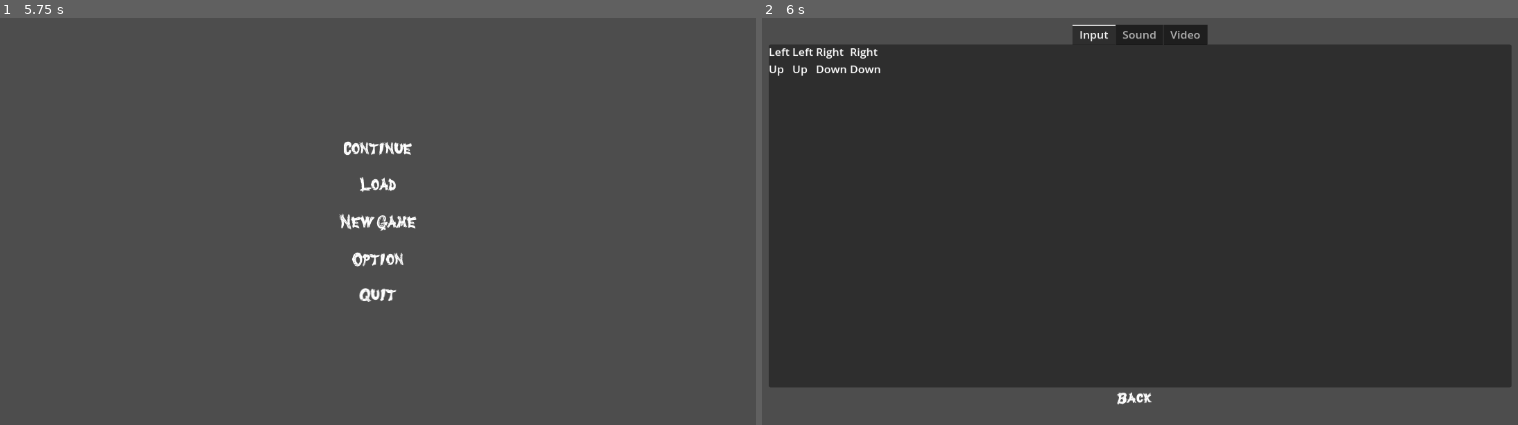
Above: before the commit, frames 1-2 (left to right).
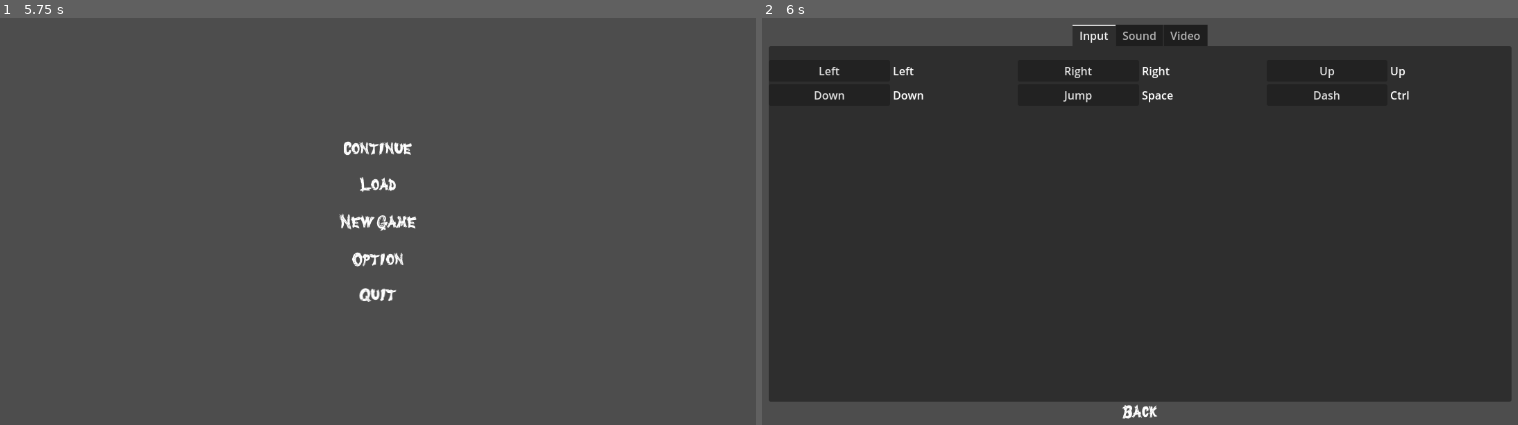
Above: after the commit, the same moments.

Repository: Pouletmania/Ninja1000vsSuperYokai
Game: Godot game, scene res://Scene/TitleScreen/TitleScreen.tscn
The game is run twice, just before and just after one commit, with the same random seed, the same clock (stepped at 60 frames per second) and the same inputs.
Inputs (mouse positions are in pixels of both pictures, inside the frame that each line leads up to):
- Up to frame 1 (5.75 s): click (378, 221) at 0.5 s; click (378, 221) at 1.25 s; click (378, 148) at 2 s; click (378, 148) at 2.75 s; click (378, 148) at 3.5 s; click (378, 221) at 4.25 s; click (378, 184) at 5 s
- Up to frame 2 (6 s): click (1140, 258) at 5.75 s

Frame 1 is identical in both runs. In frame 2, 4.4% of the frame differs, in the area x 0-100%, y 3-99%.

Commit message:
Mapping button
Possibilité de changer le mapping des bouton en jeu (pas de sauvegarde implementé)

Diff:
--- /dev/null
+++ b/Scene/TitleScreen/InputConfiguration.tscn
@@ -0,0 +1,18 @@
+[gd_scene load_steps=2 format=3 uid="uid://g8vghhbejpae"]
+
+[ext_resource type="Script" path="res://Script/TitleScreen/InputConfiguration.gd" id="1_wg803"]
+
+[node name="VBoxContainer" type="HBoxContainer"]
+size_flags_horizontal = 3
+size_flags_vertical = 0
+script = ExtResource("1_wg803")
+
+[node name="Label" type="Button" parent="."]
+layout_mode = 2
+size_flags_horizontal = 3
+
+[node name="Input" type="Label" parent="."]
+layout_mode = 2
+size_flags_horizontal = 3
+
+[connection signal="pressed" from="Label" to="." method="_on_label_pressed"]
--- a/Scene/TitleScreen/InputLabel.tscn
+++ /dev/null
@@ -1,10 +0,0 @@
-[gd_scene load_steps=2 format=3 uid="uid://cwie0rklevyws"]
-
-[ext_resource type="Script" path="res://Script/TitleScreen/InputLabel.gd" id="1_tj2jo"]
-
-[node name="Control" type="Control"]
-layout_mode = 3
-anchors_preset = 0
-size_flags_horizontal = 6
-size_flags_vertical = 6
-script = ExtResource("1_tj2jo")
--- a/Scene/TitleScreen/TitleScreen.tscn
+++ b/Scene/TitleScreen/TitleScreen.tscn
@@ -7,7 +7,7 @@
 [ext_resource type="Texture2D" uid="uid://edym8kybsv3q" path="res://Asset/TitleScreen/Menu/label_option.png" id="5_w63xo"]
 [ext_resource type="Texture2D" uid="uid://7lpcx5f6jhjo" path="res://Asset/TitleScreen/Menu/label_quit.png" id="6_vc0lr"]
 [ext_resource type="Texture2D" uid="uid://bei2qwck1y724" path="res://Asset/TitleScreen/Menu/label_back.png" id="7_8lm8j"]
-[ext_resource type="Script" path="res://Script/TitleScreen/InputOption.gd" id="8_3wwuh"]
+[ext_resource type="Script" path="res://Script/TitleScreen/GridInput.gd" id="7_hdx2y"]
 
 [node name="TitleScreen" type="MarginContainer"]
 anchors_preset = 15
@@ -17,22 +17,20 @@
 offset_bottom = 1.0
 grow_horizontal = 2
 grow_vertical = 2
+size_flags_horizontal = 3
+size_flags_vertical = 3
 theme_override_constants/margin_left = 40
 theme_override_constants/margin_top = 40
 theme_override_constants/margin_right = 40
 theme_override_constants/margin_bottom = 40
 script = ExtResource("1_urjxg")
 
-[node name="MainScreen" type="Control" parent="."]
+[node name="MainScreen" type="AspectRatioContainer" parent="."]
 visible = false
 layout_mode = 2
 
 [node name="MainMenu" type="VBoxContainer" parent="MainScreen"]
 layout_mode = 2
-offset_left = 479.0
-offset_top = 168.0
-offset_right = 591.0
-offset_bottom = 400.0
 size_flags_horizontal = 4
 size_flags_vertical = 4
 theme_override_constants/separation = 30
@@ -63,29 +61,24 @@
 texture_normal = ExtResource("6_vc0lr")
 stretch_mode = 3
 
-[node name="OptionScreen" type="Control" parent="."]
+[node name="OptionScreen" type="VBoxContainer" parent="."]
 layout_mode = 2
-
-[node name="Back" type="TextureButton" parent="OptionScreen"]
-layout_mode = 0
-offset_left = 501.0
-offset_top = 530.0
-offset_right = 553.0
-offset_bottom = 570.0
-scale = Vector2(1, 0.84)
-texture_normal = ExtResource("7_8lm8j")
 
 [node name="TabOption" type="TabContainer" parent="OptionScreen"]
 layout_mode = 2
-offset_right = 1071.0
-offset_bottom = 569.0
-scale = Vector2(1, 0.92)
+size_flags_vertical = 3
 tab_alignment = 1
 
-[node name="Input" type="GridContainer" parent="OptionScreen/TabOption"]
+[node name="Input" type="MarginContainer" parent="OptionScreen/TabOption"]
 layout_mode = 2
-columns = 4
-script = ExtResource("8_3wwuh")
+theme_override_constants/margin_top = 20
+
+[node name="GridInput" type="GridContainer" parent="OptionScreen/TabOption/Input"]
+layout_mode = 2
+size_flags_vertical = 3
+theme_override_constants/h_separation = 5
+columns = 3
+script = ExtResource("7_hdx2y")
 
 [node name="Sound" type="Control" parent="OptionScreen/TabOption"]
 visible = false
@@ -95,6 +88,12 @@
 visible = false
 layout_mode = 2
 
+[node name="Back" type="TextureButton" parent="OptionScreen"]
+layout_mode = 2
+size_flags_horizontal = 4
+size_flags_vertical = 8
+texture_normal = ExtResource("7_8lm8j")
+
 [connection signal="pressed" from="MainScreen/MainMenu/Option" to="." method="_on_option_pressed"]
 [connection signal="pressed" from="MainScreen/MainMenu/Quit" to="." method="_on_quit_pressed"]
 [connection signal="pressed" from="OptionScreen/Back" to="." method="_on_back_pressed"]
--- /dev/null
+++ b/Script/TitleScreen/GridInput.gd
@@ -0,0 +1,15 @@
+extends GridContainer
+var InputConfigurationInstance = load("res://Scene/TitleScreen/InputConfiguration.tscn")
+
+# Called when the node enters the scene tree for the first time.
+func _ready():
+	#Creation automatique du couple "Label / Input" des action de l'InputMap hors action UI
+	for action in InputMap.get_actions():
+		if not action.begins_with("ui_"):
+			add_action_configuration(action)
+
+
+func add_action_configuration(action: String):
+	var inputConfig = InputConfigurationInstance.instantiate()
+	inputConfig.set_action(action)
+	add_child(inputConfig)
--- a/Script/TitleScreen/InputLabel.gd
+++ b/Script/TitleScreen/InputAction.gd
@@ -1,14 +1,11 @@
-extends Control
+extends Label
 
 
 # Called when the node enters the scene tree for the first time.
 func _ready():
-	pass # Replace with function body.
+	set_process_input(false)
 
 
 # Called every frame. 'delta' is the elapsed time since the previous frame.
 func _process(delta):
 	pass
-
-func rename(newName):
-	self.name = newName
--- /dev/null
+++ b/Script/TitleScreen/InputConfiguration.gd
@@ -0,0 +1,41 @@
+extends HBoxContainer
+
+var isListening = false
+
+# Called when the node enters the scene tree for the first time.
+func _ready():
+	pass # Replace with function body.
+
+
+# Called every frame. 'delta' is the elapsed time since the previous frame.
+func _process(delta):
+	pass
+
+
+func set_action(action: String):
+	self.name = action
+	get_node("Label").text = action
+	get_node("Input").text = InputMap.action_get_events(action)[0].as_text()
+	set_process_input(false)
+
+
+func _input(event: InputEvent):
+	# Handle the first pressed key
+	if event is InputEventKey and isListening:
+		get_node("Input").text = event.as_text()
+		isListening = false
+		set_process_input(false)
+		for sister in get_parent().get_child_count():
+			get_parent().get_child(sister).get_child(0).set_disabled(false)
+
+
+
+func _on_label_pressed():
+	print("Waiting for input : " + self.name)
+	isListening = true
+	set_process_input(true)
+	for sister in get_parent().get_child_count():
+		get_parent().get_child(sister).get_child(0).set_disabled(true)
+
+func _on_label_pressed_action(action):
+	print("Waiting for input : " + action)
--- a/Script/TitleScreen/InputOption.gd
+++ /dev/null
@@ -1,38 +0,0 @@
-extends GridContainer
-
-
-# Called when the node enters the scene tree for the first time.
-func _ready():
-
-
-	for action in InputMap.get_actions():
-		if not action.begins_with("ui_"):
-			var label = Label.new()
-			var input = Label.new()
-			label.text = action
-			input.text = InputMap.action_get_events(action)[0].as_text()
-			add_child(label)
-			add_child(input)
-			print(action)
-			print(InputMap.action_get_events(action)[0].keycode)
-
-
-# Called every frame. 'delta' is the elapsed time since the previous frame.
-func _process(delta):
-	pass
-
-
-func get_key_name(action: String):
-	# Gets the first input event attached to an action.
-	var event = InputMap.action_get_events(action)[0]
-
-	#TODO : Check if the event can be convert as text
-	# if not, have to take associated picture (Exemple : A button on a GamePad)
-
-	# Gets the constant scancode and the physical scancode of the key
-	var scancode: int = event.scancode
-	var physical_scancode: int = event.physical_scancode
-
-
-	# Returns the name of the key
-	return OS.get_keycode_string(event.keycode)
--- a/project.godot
+++ b/project.godot
@@ -37,3 +37,13 @@
 "events": [Object(InputEventKey,"resource_local_to_scene":false,"resource_name":"","device":-1,"window_id":0,"alt_press …(182 unchanged characters)…
 ]
 }
+Jump={
+"deadzone": 0.5,
+"events": [Object(InputEventKey,"resource_local_to_scene":false,"resource_name":"","device":-1,"window_id":0,"alt_pressed":false,"shift_pressed":false,"ctrl_pressed":false,"meta_pressed":false,"pressed":false,"keycode":32,"physical_keycode":0,"key_label":0,"unicode":32,"echo":false,"script":null)
+]
+}
+Dash={
+"deadzone": 0.5,
+"events": [Object(InputEventKey,"resource_local_to_scene":false,"resource_name":"","device":-1,"window_id":0,"alt_pressed":false,"shift_pressed":false,"ctrl_pressed":false,"meta_pressed":false,"pressed":false,"keycode":4194326,"physical_keycode":0,"key_label":0,"unicode":0,"echo":false,"script":null)
+]
+}
Not shown, added: Scene/TitleScreen/Inp55C.tmp
Not shown, added: Scene/TitleScreen/InpF2BF.tmp
